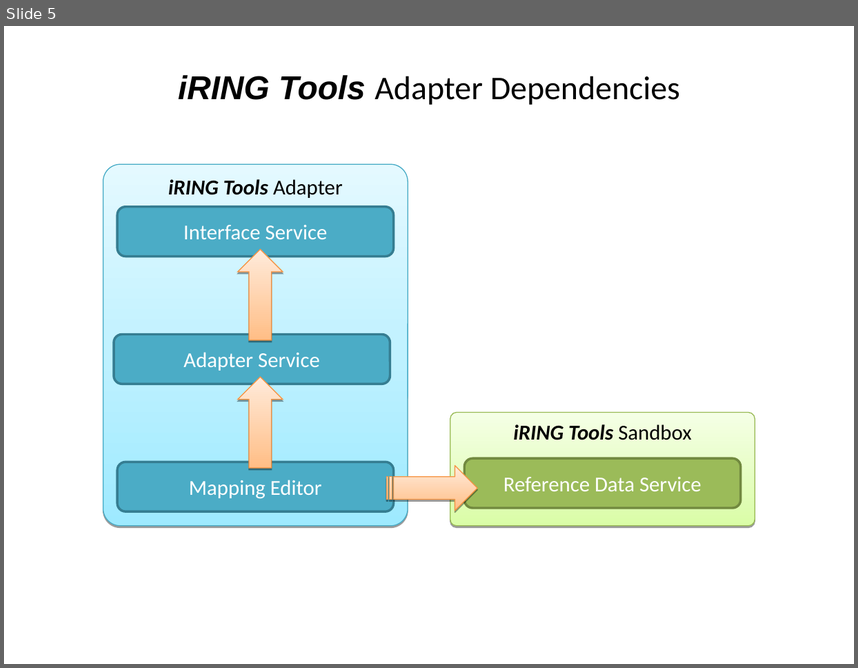
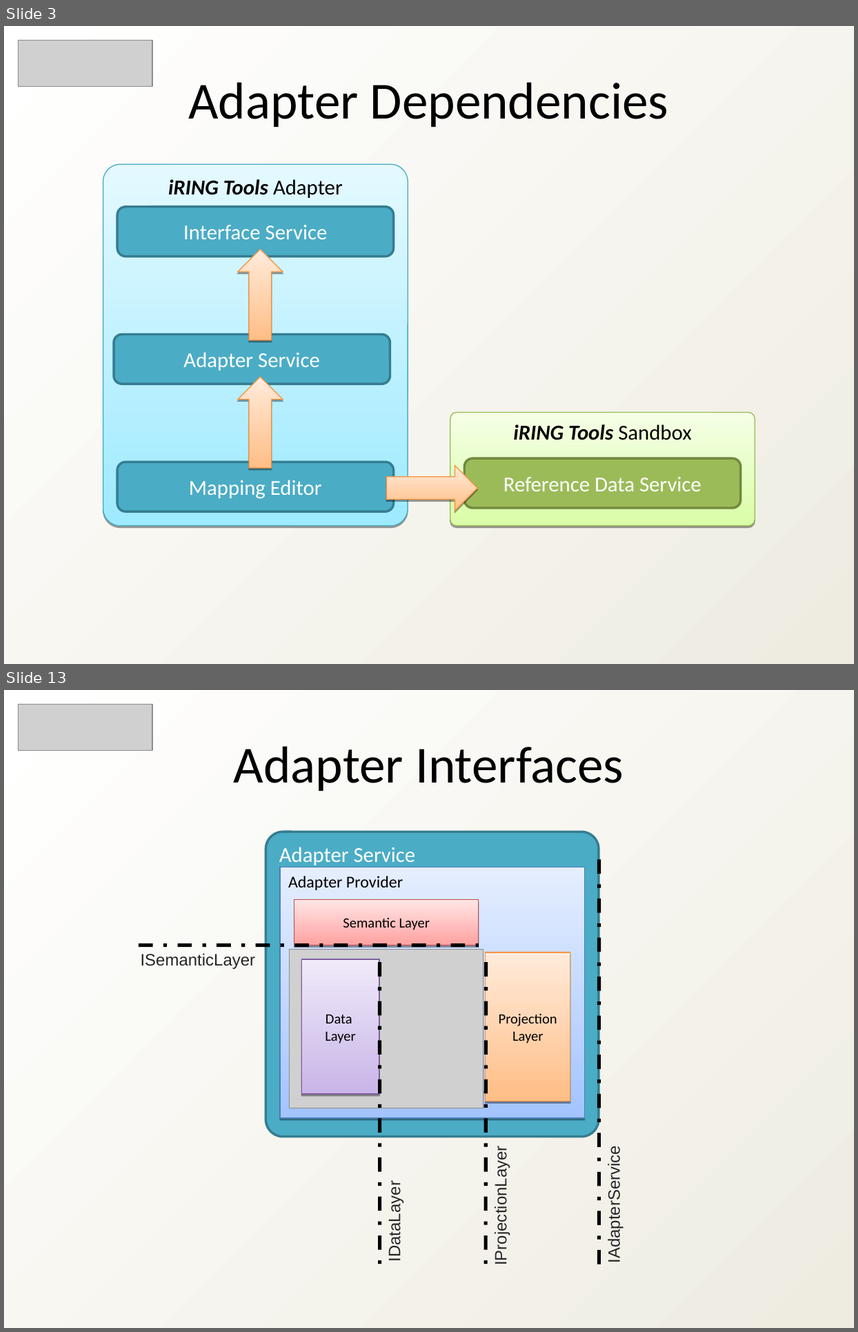
Before and after one commit to heyena/iring-tools, a slide deck: trunk/Documentation/iRING SDK Overview.ppt. Shown one above the other, each under a label of ours: slide 5 before the commit, slides 3 and 13 after it; the slides between them are not shown. The pictures are 858x668 and 858x1332 pixels, drawn with LibreOffice and Linux fonts; fonts in the diff are those of the drawing; grey boxes stand for pictures; background and template pictures are left out. Boxes give left, top, right and bottom in pixels: in the first picture for what was removed or moved away, otherwise in the second. Text is boxed around its words. In the diff, an @@ line names an element or a change of style, - is before the commit and + after.

```diff
--- a/trunk/Documentation/iRING SDK Overview.ppt
+++ b/trunk/Documentation/iRING SDK Overview.ppt
@@ slide 13 added at (x1=4, y1=690, x2=854, y2=1328), background gradient #FFFFFF to #EEECE1 @@
@@ picture added at (x1=18, y1=704, x2=153, y2=750) @@
@@ text added at (x1=234, y1=746, x2=624, y2=791), 44 pt, text #000000 @@
+Adapter Interfaces
@@ rounded rectangle added at (x1=266, y1=832, x2=599, y2=1136), fill #4BACC6, outline #357D91 2.01 pt, 18 pt, text #FFFFFF @@
+Adapter Service
@@ line added from (599, 1264) to (599, 854), #000000 3 pt dashed @@
@@ rectangle added at (x1=280, y1=867, x2=584, y2=1118), fill gradient #A3C4FF to #E5EEFF, outline #4A7EBB 0.74 pt, 14 pt, text #000000 @@
+Adapter Provider
@@ rectangle added at (x1=294, y1=899, x2=479, y2=945), fill gradient #FFA2A1 to #FFE5E5, outline #BE4B48 0.74 pt, 12 pt, text #000000 @@
+Semantic Layer
@@ line added from (139, 945) to (478, 945), #000000 3 pt dashed @@
@@ text added at (x1=141, y1=953, x2=256, y2=969), 14 pt, text #262626 @@
+ISemanticLayer
@@ picture added at (x1=290, y1=949, x2=484, y2=1108) @@
@@ rectangle added at (x1=485, y1=952, x2=570, y2=1101), fill gradient #FFBE86 to #FFEBDB, outline #F69240 0.74 pt, 12 pt, text #000000 @@
+Projection Layer
@@ rectangle added at (x1=301, y1=960, x2=380, y2=1094), fill gradient #C9B5E8 to #F0EAF9, outline #7D60A0 0.74 pt, 12 pt, text #000000 @@
+Data
+Layer
@@ line added from (380, 962) to (380, 1264), #000000 3 pt dashed @@
@@ line added from (486, 962) to (486, 1266), #000000 3 pt dashed @@
@@ text added at (x1=492, y1=1157, x2=510, y2=1262), 14 pt, text #262626 @@
+IProjectionLayer
@@ text added at (x1=605, y1=1157, x2=624, y2=1260), 14 pt, text #262626 @@
+IAdapterService
@@ text added at (x1=386, y1=1188, x2=404, y2=1259), 14 pt, text #262626 @@
+IDataLayer
@@ what was slide 5 is now slide 3 @@
@@ slide 3 changed as well @@
@@ background picture (left out) to gradient #FFFFFF to #EEECE1 @@
@@ picture added at (x1=18, y1=40, x2=153, y2=86) @@
@@ text at (x1=188, y1=82, x2=668, y2=127): text changed; size 28 to 44 pt @@
-iRING Tools Adapter Dependencies
+Adapter Dependencies
@@ freeform shape removed at (x1=386, y1=466, x2=477, y2=510) @@
@@ right arrow added at (x1=386, y1=466, x2=477, y2=510), fill gradient #FFBE86 to #FFEBDB, outline #F69240 0.74 pt @@
```
Also in this commit, not shown: 9 other slides changed, 4 other slides added, 5 slides removed, 1 other file.
